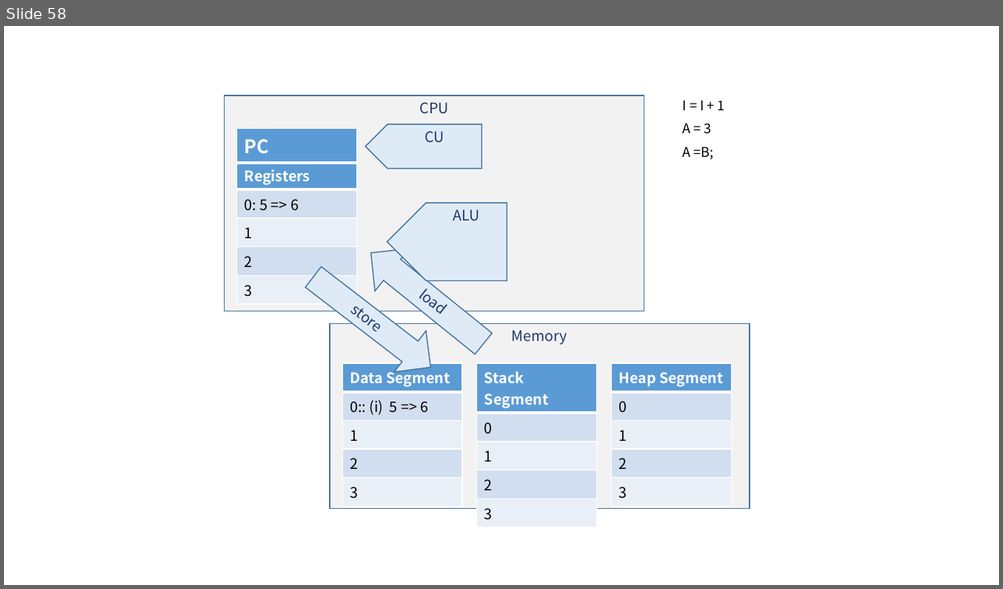
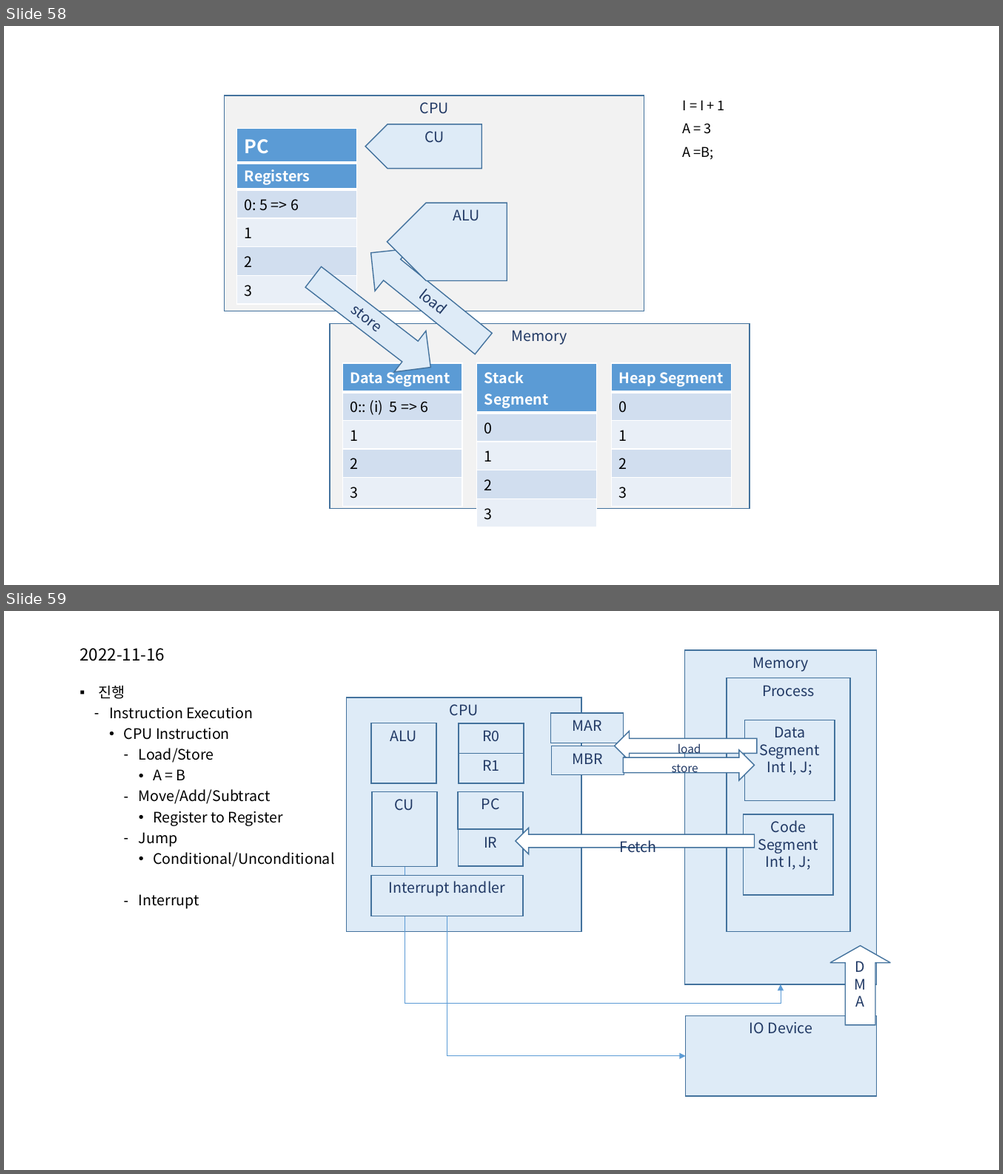
Before and after one commit to mjuclass/202202, a slide deck: OS/시스템프로그래밍2.pptx. Shown one above the other, each under a label of ours: slide 58 before the commit, slides 58 and 59 after it. The pictures are 1003x589 and 1003x1174 pixels, drawn with LibreOffice and Linux fonts; fonts in the diff are those of the drawing. Boxes give left, top, right and bottom in pixels: in the first picture for what was removed or moved away, otherwise in the second. Text is boxed around its words. In the diff, an @@ line names an element or a change of style, - is before the commit and + after.

```diff
--- a/OS/시스템프로그래밍2.pptx
+++ b/OS/시스템프로그래밍2.pptx
@@ slide 59 added at [4,611,999,1170], background #FFFFFF @@
@@ title added at [79,648,165,661], 16 pt, text #000000 @@
+2022-11-16
@@ rectangle added at [685,650,876,985], fill #DEEBF7, outline #43739E 1 pt, 14 pt, text #203864 @@
+Memory
@@ text added at [99,685,334,909], 14 pt, text #000000 @@
+▪ 진행
+  – Instruction Execution
+    • CPU Instruction
+      – Load/Store
+        • A = B
+      – Move/Add/Subtract
+        • Register to Register
+      – Jump
+        • Conditional/Unconditional
+      – Interrupt
@@ rectangle added at [347,698,581,932], fill #DEEBF7, outline #43739E 1 pt, 14 pt, text #203864 @@
+CPU
@@ rectangle added at [726,678,850,932], fill #DEEBF7, outline #43739E 1 pt, 14 pt, text #203864 @@
+Process
@@ rectangle added at [551,713,623,743], fill #DEEBF7, outline #43739E 1 pt, 14 pt, text #203864 @@
+MAR
@@ rectangle added at [745,720,835,800], fill #DEEBF7, outline #43739E 1 pt, 14 pt, text #203864 @@
+Data Segment
+Int I, J;
@@ rectangle added at [371,723,436,784], fill #DEEBF7, outline #43739E 1 pt, 14 pt, text #203864 @@
+ALU
@@ rectangle added at [458,723,523,754], fill #DEEBF7, outline #43739E 1 pt, 14 pt, text #203864 @@
+R0
@@ left arrow added at [614,731,757,761], fill #FFFFFF, outline #43739E 1 pt, 11 pt, text #203864 @@
+load
@@ rectangle added at [458,754,523,783], fill #DEEBF7, outline #43739E 1 pt, 14 pt, text #203864 @@
+R1
@@ rectangle added at [552,746,624,775], fill #DEEBF7, outline #43739E 1 pt, 14 pt, text #203864 @@
+MBR
@@ right arrow added at [623,750,754,780], fill #FFFFFF, outline #43739E 1 pt, 11 pt, text #203864 @@
+store
@@ rectangle added at [372,792,437,867], fill #DEEBF7, outline #43739E 1 pt, 14 pt, text #203864 @@
+CU
@@ rectangle added at [458,792,523,829], fill #DEEBF7, outline #43739E 1 pt, 14 pt, text #203864 @@
+PC
@@ rectangle added at [458,829,523,866], fill #DEEBF7, outline #43739E 1 pt, 14 pt, text #203864 @@
+IR
@@ left arrow added at [515,828,754,854], fill #FFFFFF, outline #43739E 1 pt, 14 pt, text #203864 @@
+Fetch
@@ rectangle added at [743,815,834,895], fill #DEEBF7, outline #43739E 1 pt, 14 pt, text #203864 @@
+Code Segment
+Int I, J;
@@ rectangle added at [371,875,523,916], fill #DEEBF7, outline #43739E 1 pt, 14 pt, text #203864 @@
+Interrupt handler
@@ elbow arrow added from (404, 867) to (781, 985), #5B9BD5 0.5 pt @@
@@ elbow arrow added from (447, 916) to (686, 1056), #5B9BD5 0.5 pt @@
@@ up arrow added at [830,946,891,1025], fill #FFFFFF, outline #43739E 1 pt, 14 pt, text #203864 @@
+DMA
@@ rectangle added at [686,1016,876,1096], fill #DEEBF7, outline #43739E 1 pt, 14 pt, text #203864 @@
+IO Device
```
Also in this commit, not shown: 1 other slide added, 3 other files.
